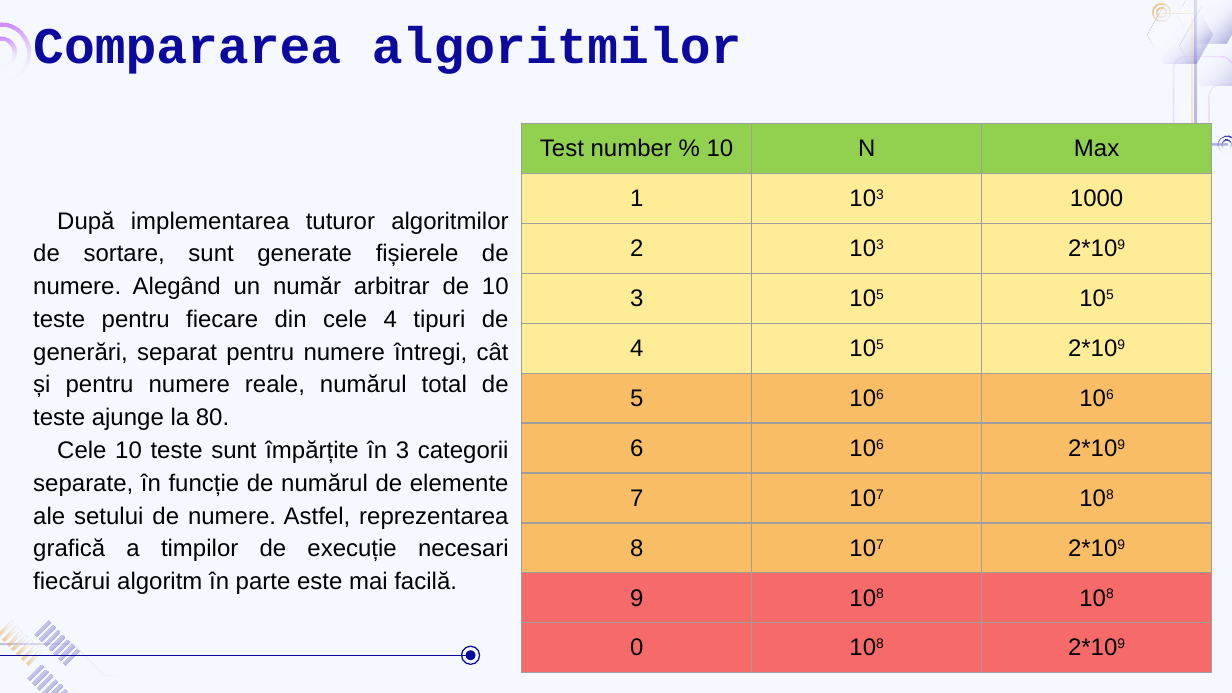
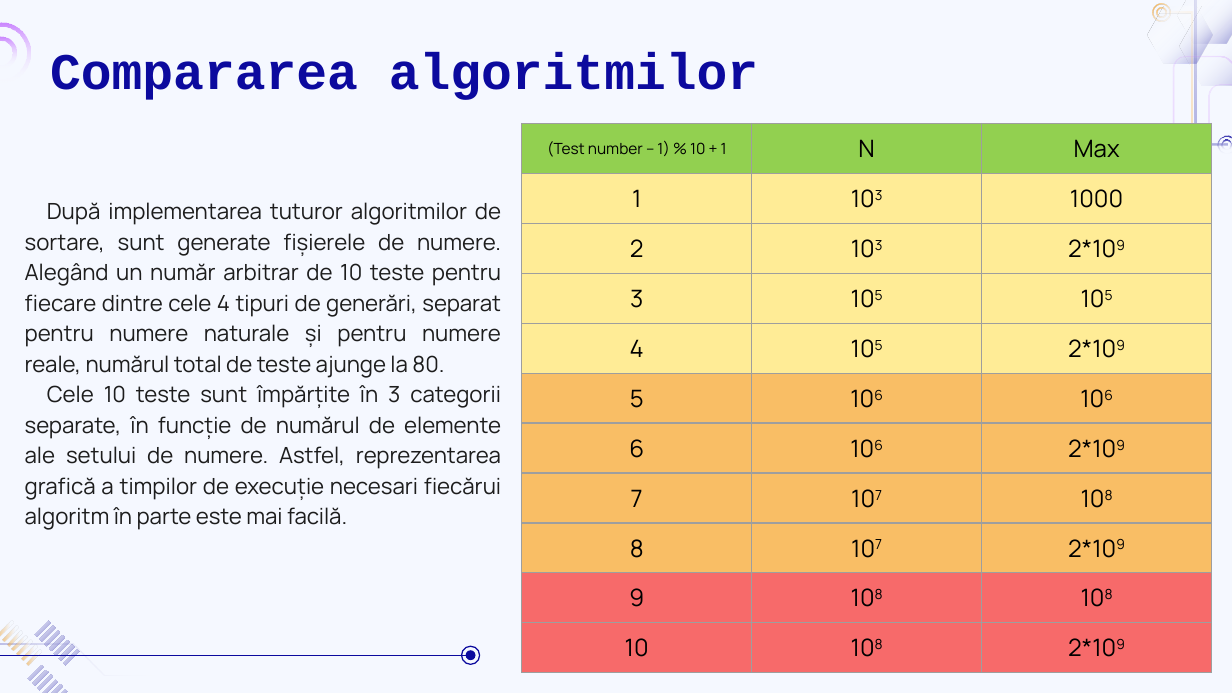
Before and after one commit to biancalautaru/Sorting-Algorithms-Comparison, a slide deck: slide 19 of Algoritmi de sortare.pptx. Drawn at 1232x693 pixels with LibreOffice and Linux fonts; fonts in the diff are those of the drawing; background and template pictures are left out. Boxes give left, top, right and bottom in pixels: in the first picture for what was removed or moved away, otherwise in the second. Text is boxed around its words. In the diff, an @@ line names an element or a change of style, - is before the commit and + after.

```diff
--- a/Algoritmi de sortare.pptx
+++ b/Algoritmi de sortare.pptx
@@ title "Compararea algoritmilor": place and size @@
-title "Compararea algoritmilor" at bbox=[33, 26, 741, 74]
+title "Compararea algoritmilor" at bbox=[50, 51, 758, 100]
@@ table at bbox=[521, 123, 1212, 174] @@
-row 1, column 1: Test number % 10
+row 1, column 1: (Test number – 1) % 10 + 1
@@ font Arial to Manrope in "N", "Max" @@
@@ table at bbox=[521, 174, 1212, 373] @@
@@ font Arial to Manrope @@
@@ text "După implementarea tuturor algoritmilor de ...": place and size @@
-text "După implementarea tuturor algoritmilor de ..." at bbox=[33, 211, 509, 594]
+text "După implementarea tuturor algoritmilor de ..." at bbox=[25, 202, 501, 530]
@@ text at bbox=[25, 202, 501, 377]: text changed; size 14 to 13 pt; font Arial to Manrope; text colour #000000 to #1D1D1D @@
-După implementarea tuturor algoritmilor de sortare, sunt generate fișierele de numere. Alegând un număr arbitrar de 10 teste pentru fiecare din cele 4 tipuri de generări, separat pentru numere întregi, cât și pentru numere reale, numărul total de teste ajunge la 80.
+După implementarea tuturor algoritmilor de sortare, sunt generate fișierele de numere. Alegând un număr arbitrar de 10 teste pentru fiecare dintre cele 4 tipuri de generări, separat pentru numere naturale și pentru numere reale, numărul total de teste ajunge la 80.
@@ text at bbox=[25, 385, 501, 530]: size 14 to 13 pt, font Arial to Manrope, text colour #000000 to #1D1D1D in "Cele 10 teste sunt împărțite în 3 ..." @@
@@ table at bbox=[521, 373, 1212, 573] @@
@@ font Arial to Manrope @@
@@ table at bbox=[521, 573, 1212, 673] @@
-row 2, column 1: 0
+row 2, column 1: 10
@@ font Arial to Manrope in "9", "108", "108", "108" and 1 more places @@
```
Also in this commit, not shown: 10 other slides changed, 1 slide removed, 1 other file.
